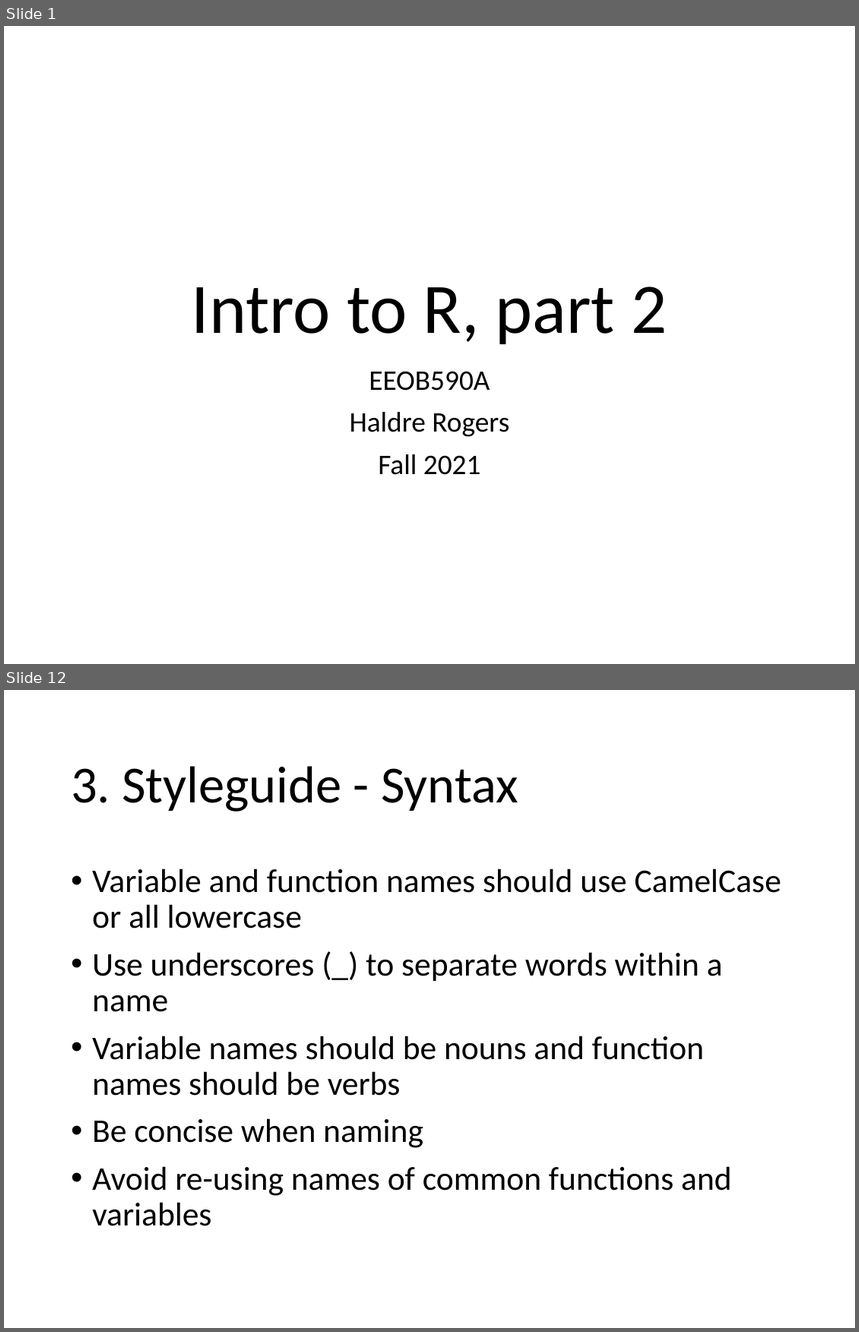
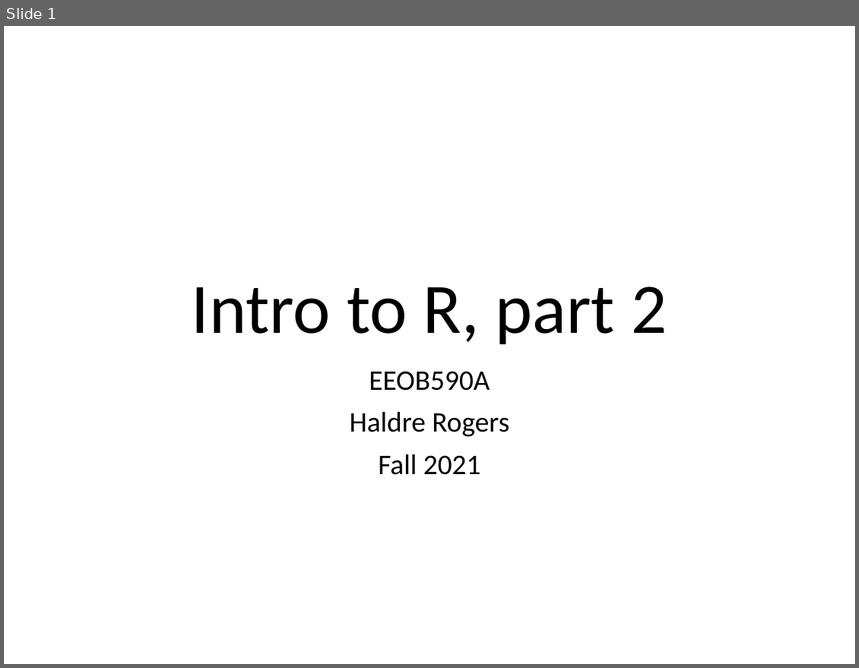
Before and after one commit to EEOB590A-Data-Science-in-R-Fall2021/CourseMaterials, a slide deck: 1. Intro to R/presentations/2. R-Intro_part2_2021.pptx. Shown one above the other, each under a label of ours: slides 1 and 12 before the commit, slide 1 after it; the slides between them are not shown. The pictures are 859x1332 and 859x668 pixels, drawn with LibreOffice and Linux fonts; fonts in the diff are those of the drawing. Boxes give left, top, right and bottom in pixels: in the first picture for what was removed or moved away, otherwise in the second. Text is boxed around its words. In the diff, an @@ line names an element or a change of style, - is before the commit and + after.

```diff
--- a/1. Intro to R/presentations/2. R-Intro_part2_2021.pptx
+++ b/1. Intro to R/presentations/2. R-Intro_part2_2021.pptx
@@ slide 12 removed at [4,690,855,1328], background #FFFFFF @@
@@ title removed at [71,766,519,812] @@
-3. Styleguide - Syntax
@@ text removed at [92,869,781,1227] @@
-• Variable and function names should use CamelCase or all lowercase
-• Use underscores (_) to separate words within a name
-• Variable names should be nouns and function names should be verbs
-• Be concise when naming
-• Avoid re-using names of common functions and variables
```
Also in this commit, not shown: 7 slides changed, 3 slides added, 14 other slides removed, 9 other files.
